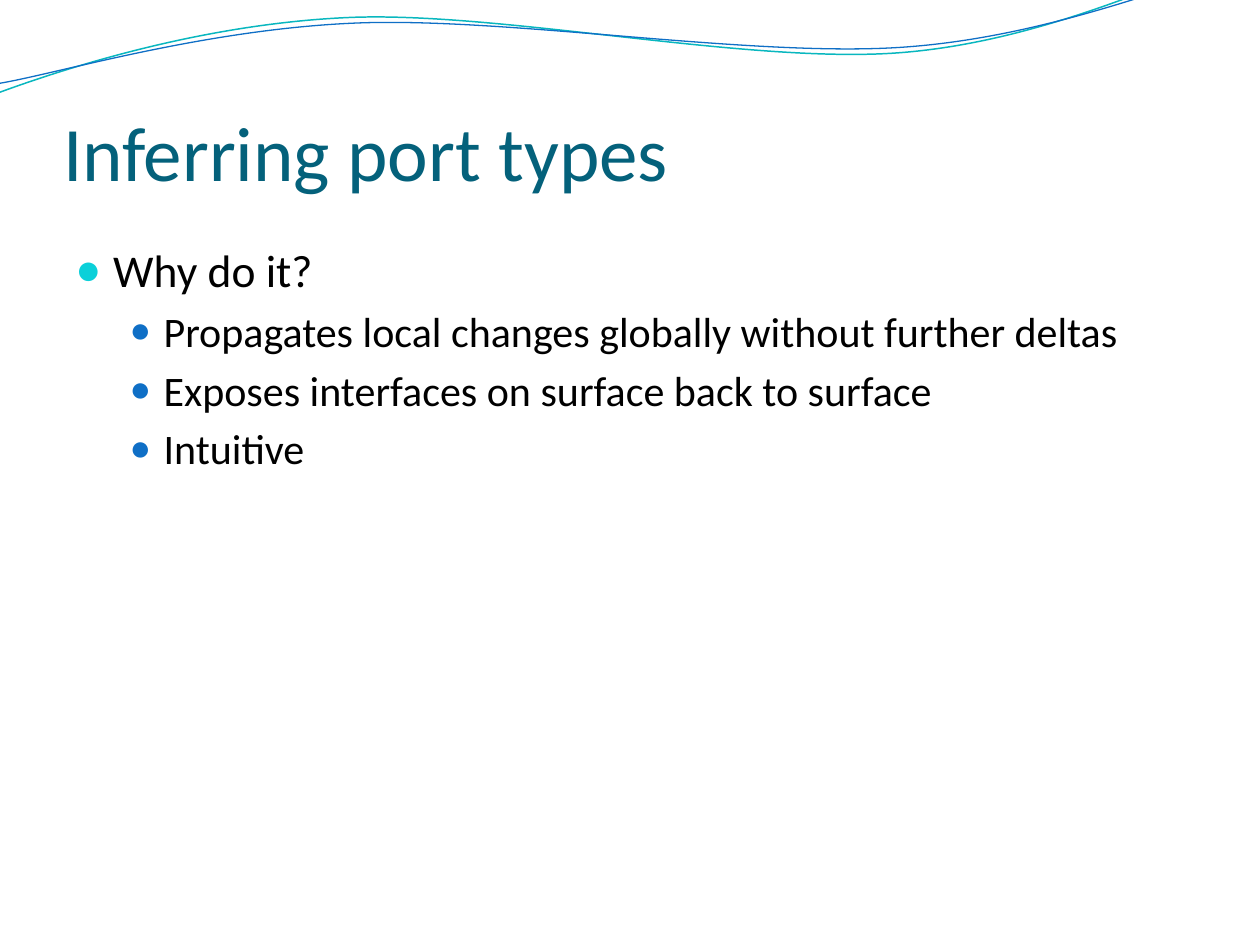
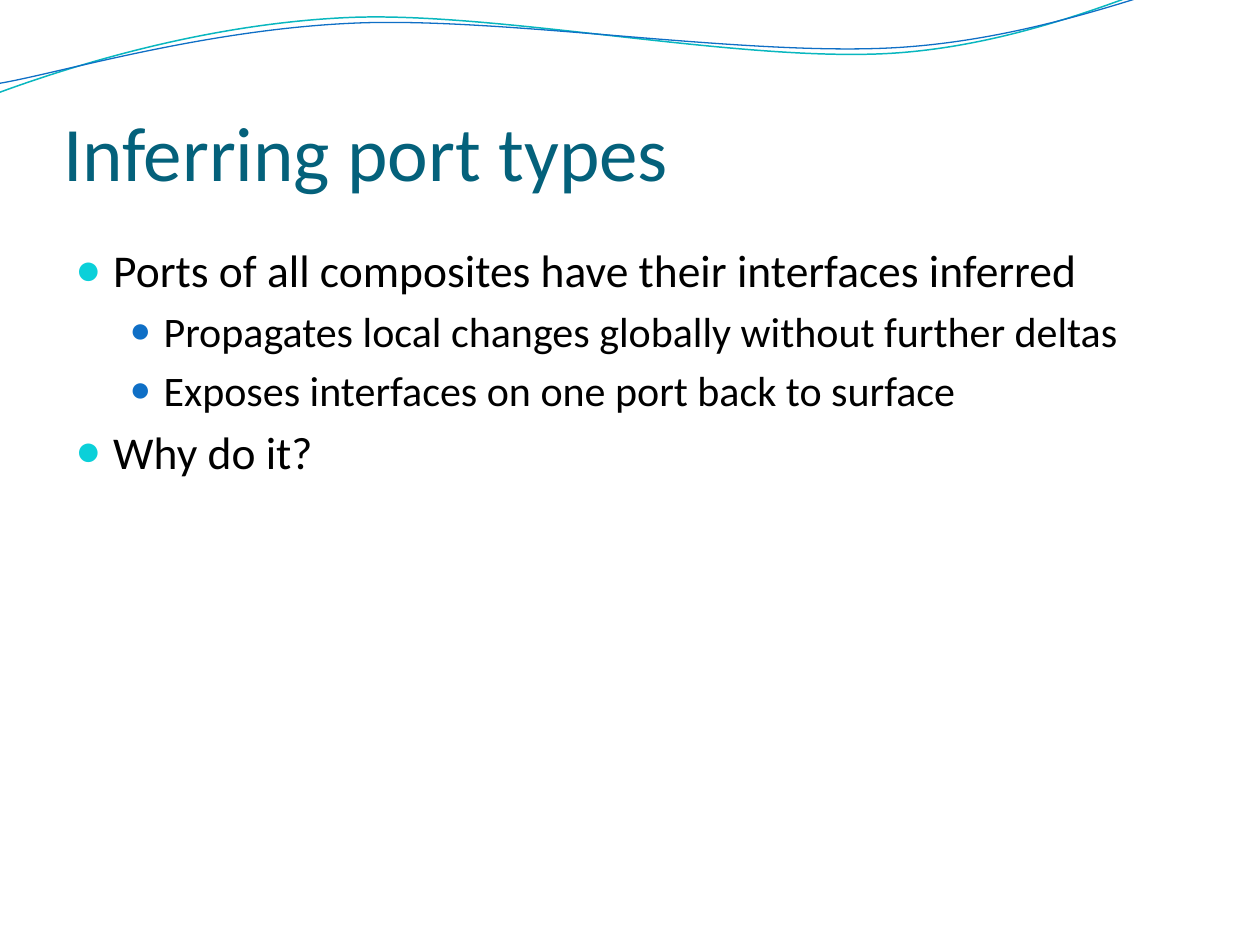
Before and after one commit to Intrinsarc/intrinsarc-evolve, a slide deck: slide 9 of Academic Work/presentations/prague/Evolve - Advanced.pptx (slide 6 before the commit). Drawn at 1260x945 pixels with LibreOffice and Linux fonts; fonts in the diff are those of the drawing; background and template pictures are left out. Boxes give left, top, right and bottom in pixels: in the first picture for what was removed or moved away, otherwise in the second. Text is boxed around its words. In the diff, an @@ line names an element or a change of style, - is before the commit and + after.

Commit message:
working on presentations

```diff
--- a/Academic Work/presentations/prague/Evolve - Advanced.pptx
+++ b/Academic Work/presentations/prague/Evolve - Advanced.pptx
@@ text at <box>113,255,1118,413</box>: paragraphs added @@
+● Ports of all composites have their interfaces inferred
+  ● Propagates local changes globally without further deltas
+  ● Exposes interfaces on one port back to surface
@@ text at <box>164,317,1118,465</box>: paragraphs removed @@
-  ● Propagates local changes globally without further deltas
-  ● Exposes interfaces on surface back to surface
-  ● Intuitive
```
Also in this commit, not shown: 5 other slides changed, 4 slides added, 2 slides removed, 1 other file.
